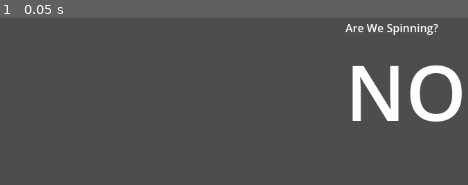
Above: before the commit, frame 1.
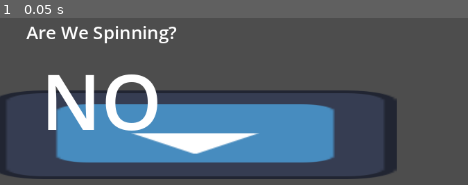
Above: after the commit, the same moment.

Repository: W-Cooke/Godot-Spin
Game: Godot game, scene res://main.tscn
Same seed, same stepped clock (60 frames per second), same inputs: the game is played once before the commit and once after it. The engine's default icon, where the game draws it, is replaced by a stand-in: a white triangle on a blue panel in a dark square.
Inputs:
- Up to frame 1 (0.05 s): no input

The runs differ from the first frame. In frame 1, 33% of the frame differs, in the area x 0-99%, y 3-97%.

Commit message:
updating everything else

Diff:
--- a/main.gd
+++ b/main.gd
@@ -8,6 +8,5 @@
 func _process(_delta):
 	pass
 
-
 func _on_spinner_spinning_signal(string):
 	spin_label.text = string
--- a/main.tscn
+++ b/main.tscn
@@ -7,20 +7,20 @@
 script = ExtResource("1_78q1y")
 
 [node name="Spinner" parent="." instance=ExtResource("1_xwp8b")]
-visible = false
-position = Vector2(570, 259)
+position = Vector2(572, 322)
 
 [node name="VBoxContainer" type="VBoxContainer" parent="."]
-offset_left = 498.0
+offset_left = 38.0
 offset_top = 92.0
-offset_right = 632.0
-offset_bottom = 132.0
+offset_right = 212.0
+offset_bottom = 271.0
 
 [node name="HBoxContainer" type="HBoxContainer" parent="VBoxContainer"]
 layout_mode = 2
 
 [node name="Label" type="Label" parent="VBoxContainer/HBoxContainer"]
 layout_mode = 2
+theme_override_font_sizes/font_size = 26
 text = "Are We Spinning?"
 
 [node name="Label2" type="Label" parent="VBoxContainer"]
--- a/spinner.gd
+++ b/spinner.gd
@@ -20,12 +20,12 @@
 	# get joystick vector
 	var stick_rotation: Vector2 = Vector2(Input.get_joy_axis(0, JOY_AXIS_RIGHT_Y), Input.get_joy_axis(0, JOY_AXIS_RIGHT_X))
 	# reverse stick value (so it’s pointing the right way)
-	stick_rotation *= -1.0
+	#stick_rotation *= -1.0
 	if stick_rotation.length() > 0.2:
 		# convert to angle
 		current_angle = stick_rotation.angle()
 		current_angle = rad_to_deg(current_angle)
-		$TextureRect/TextureRect.rotation = deg_to_rad(-current_angle - 90)
+		$TextureRect/TextureRect.rotation = deg_to_rad(current_angle - 90)
 		# compare current angle to previous angle
 		var angle_diff = previous_angle - current_angle
 		# throw away angle differences if they’re too big a difference
--- a/spinner.tscn
+++ b/spinner.tscn
@@ -14,11 +14,5 @@
 layout_mode = 0
 offset_right = 581.0
 offset_bottom = 128.0
+rotation = -3.14159
 texture = ExtResource("1_0borb")
-
-[node name="Area2D" type="Area2D" parent="TextureRect/TextureRect"]
-position = Vector2(575, 57)
-
-[node name="Line2D" type="Line2D" parent="TextureRect/TextureRect/Area2D"]
-position = Vector2(-1, 10)
-texture = ExtResource("1_0borb")
